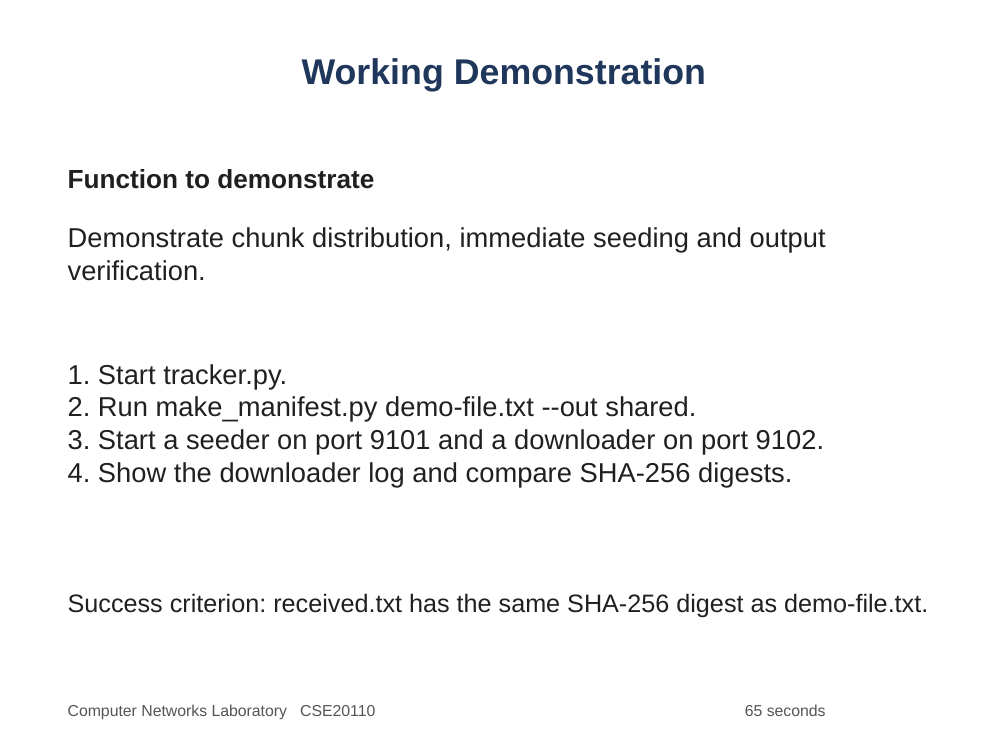
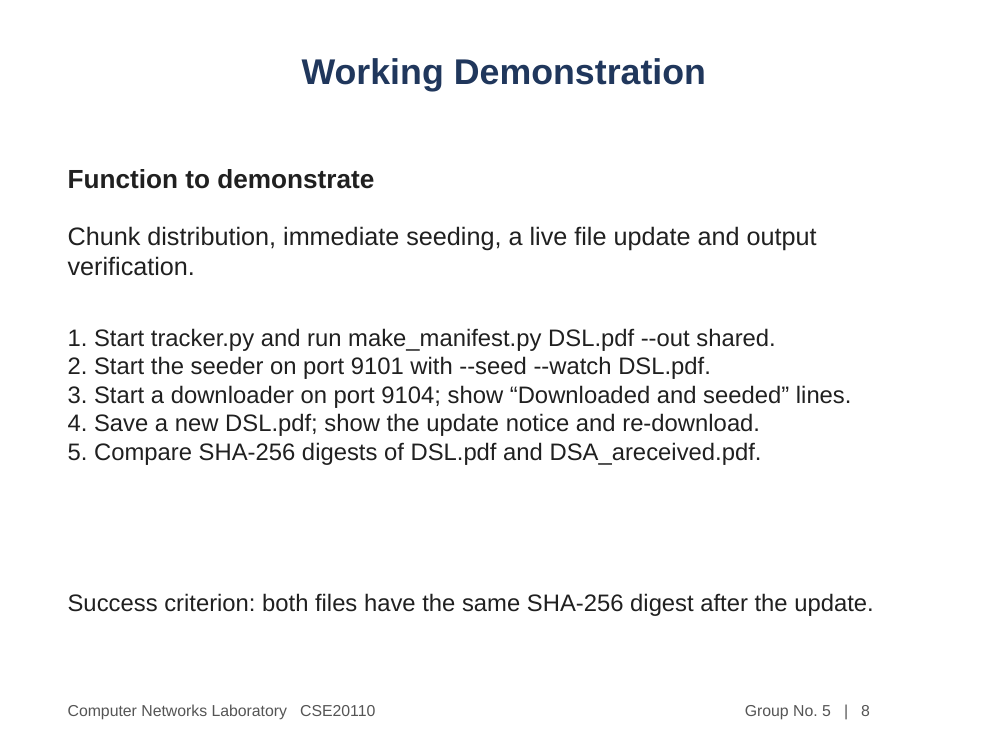
Before and after one commit to aaronantao/p2p-file-distribution, a slide deck: slide 8 of outputs/P2P_File_Distribution_System_Presentation.pptx (slide 6 before the commit). Drawn at 1008x756 pixels with LibreOffice and Linux fonts; fonts in the diff are those of the drawing. Boxes give left, top, right and bottom in pixels: in the first picture for what was removed or moved away, otherwise in the second. Text is boxed around its words. In the diff, an @@ line names an element or a change of style, - is before the commit and + after.

```diff
--- a/outputs/P2P_File_Distribution_System_Presentation.pptx
+++ b/outputs/P2P_File_Distribution_System_Presentation.pptx
@@ text at (68, 226, 817, 276): text changed; size 19.5 to 18 pt @@
-Demonstrate chunk distribution, immediate seeding and output verification.
+Chunk distribution, immediate seeding, a live file update and output verification.
@@ text at (68, 328, 852, 465): text changed; size 19.5 to 17 pt @@
-1. Start tracker.py.
-2. Run make_manifest.py demo-file.txt --out shared.
-3. Start a seeder on port 9101 and a downloader on port 9102.
-4. Show the downloader log and compare SHA-256 digests.
+1. Start tracker.py and run make_manifest.py DSL.pdf --out shared.
+2. Start the seeder on port 9101 with --seed --watch DSL.pdf.
+3. Start a downloader on port 9104; show “Downloaded and seeded” lines.
+4. Save a new DSL.pdf; show the update notice and re-download.
+5. Compare SHA-256 digests of DSL.pdf and DSA_areceived.pdf.
@@ text at (68, 593, 873, 616): text changed; size 18 to 17 pt @@
-Success criterion: received.txt has the same SHA-256 digest as demo-file.txt.
+Success criterion: both files have the same SHA-256 digest after the update.
@@ text at (745, 705, 870, 720): text changed @@
-65 seconds
+Group No. 5 | 8
```
Also in this commit, not shown: 7 other slides changed, 2 slides added.
